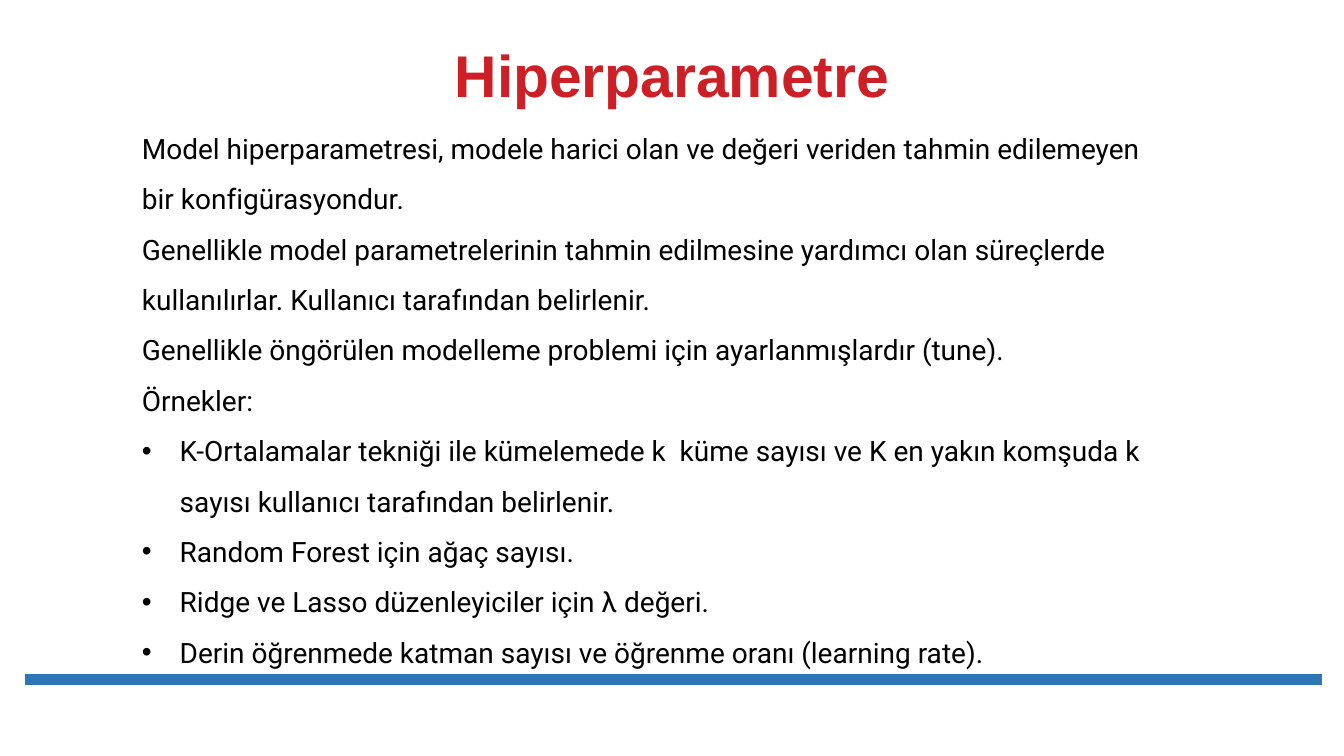
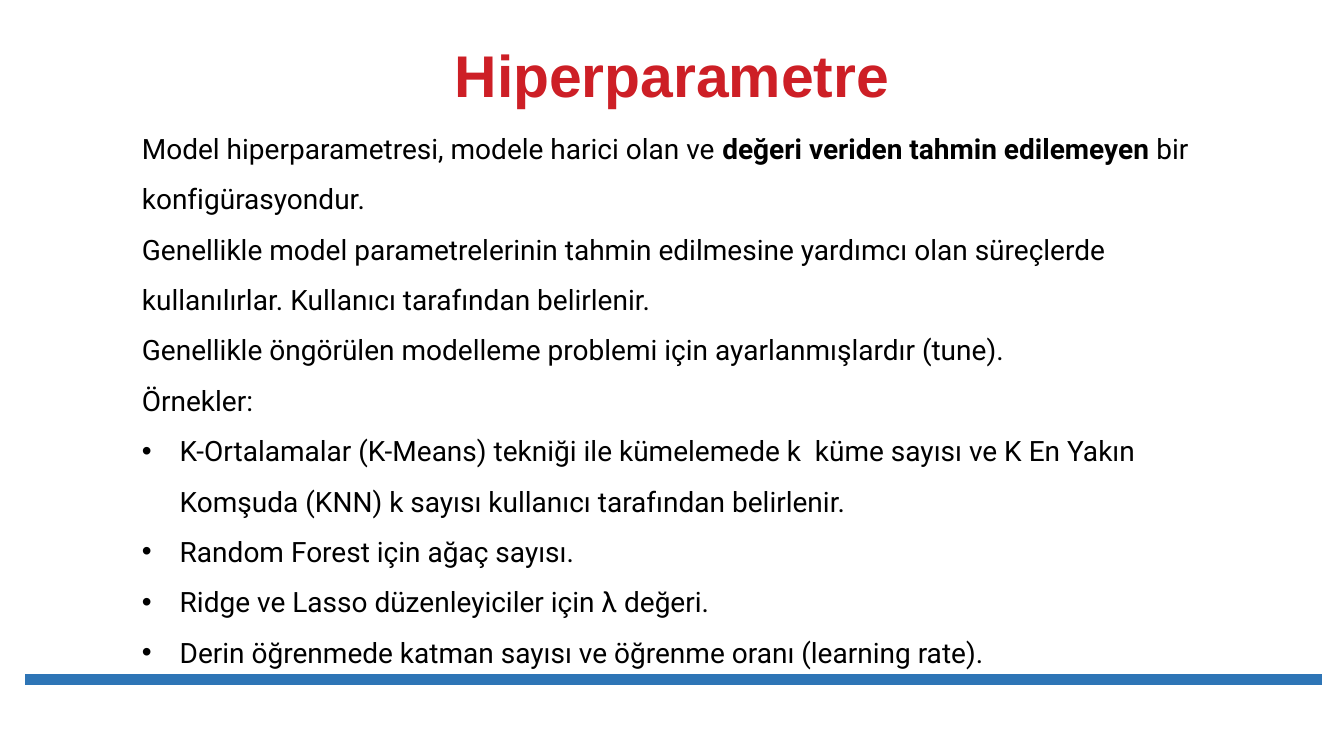
Before and after one commit to veribilimiokulu/bogazici-compec-python-ml, a slide deck: slide 4 of sunumlar/05_Model_Tuning_Hiperparametreleri_Ayarlama.pptx (slide 3 before the commit). Drawn at 1344x756 pixels with LibreOffice and Linux fonts; fonts in the diff are those of the drawing. Boxes give left, top, right and bottom in pixels: in the first picture for what was removed or moved away, otherwise in the second. Text is boxed around its words. In the diff, an @@ line names an element or a change of style, - is before the commit and + after.

```diff
--- a/sunumlar/05_Model_Tuning_Hiperparametreleri_Ayarlama.pptx
+++ b/sunumlar/05_Model_Tuning_Hiperparametreleri_Ayarlama.pptx
@@ text at <box>142,138,1188,215</box>: bold on in "değeri veriden tahmin edilemeyen" @@
@@ text at <box>180,438,1135,519</box>: text changed @@
-• K-Ortalamalar tekniği ile kümelemede k küme sayısı ve K en yakın komşuda k sayısı kullanıcı tarafından belirlenir.
+• K-Ortalamalar (K-Means) tekniği ile kümelemede k küme sayısı ve K En Yakın Komşuda (KNN) k sayısı kullanıcı tarafından belirlenir.
```
Also in this commit, not shown: 5 other slides changed, 3 slides added, 1 slide removed, 8 other files.
